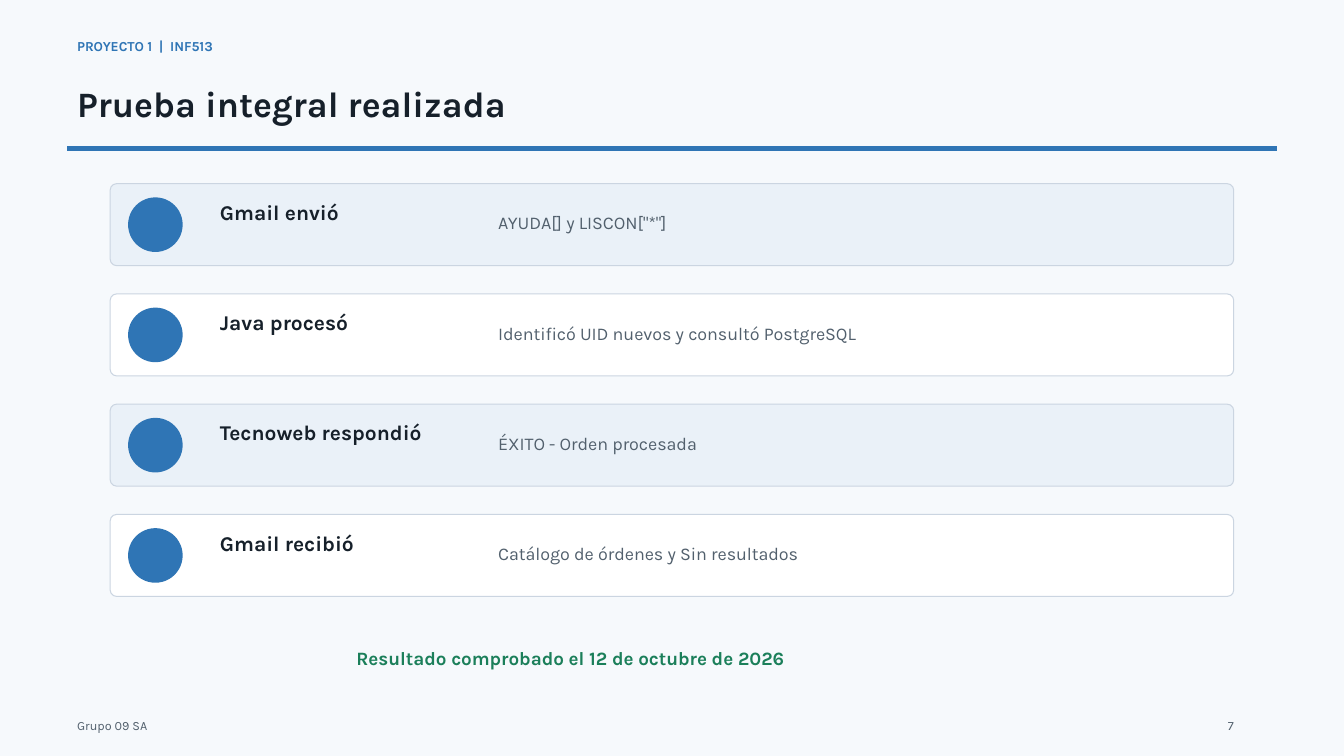
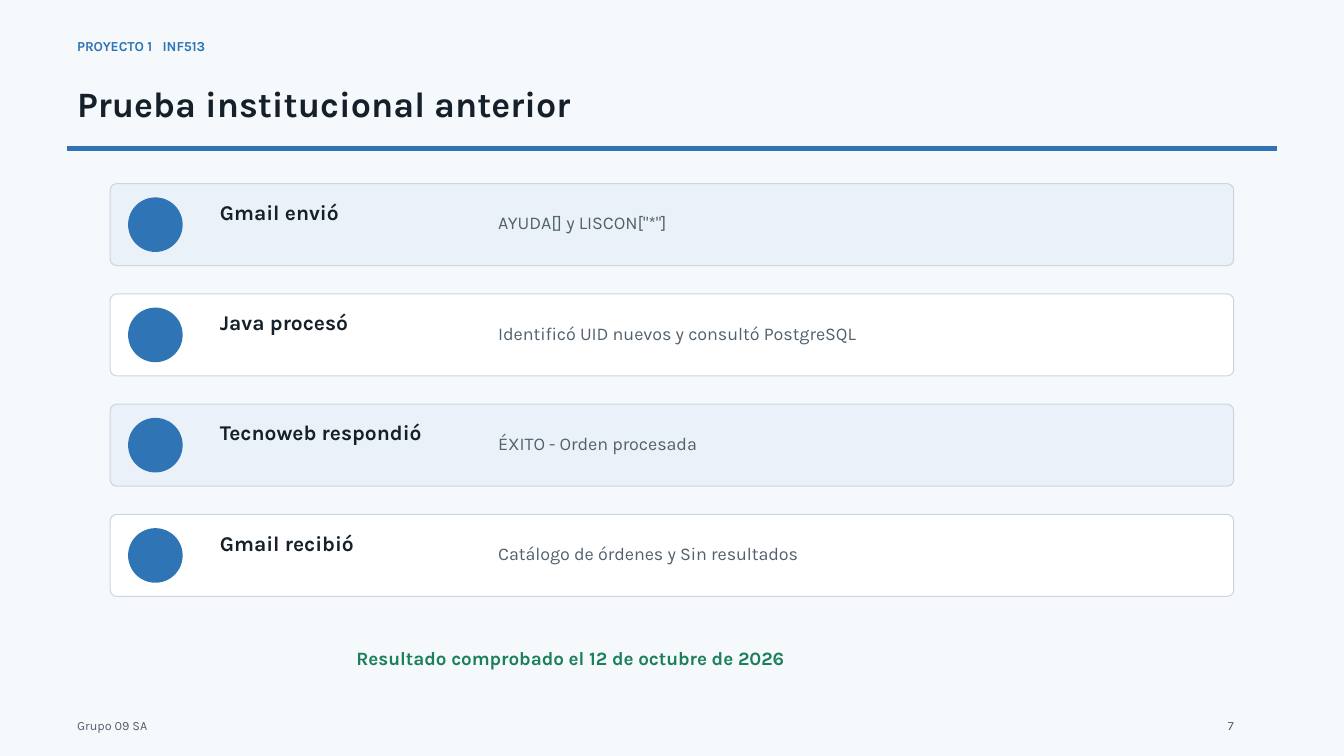
Before and after one commit to BrayanJoelRamosVargas1/inf513-proyecto1, a slide deck: slide 7 of entrega/Presentacion_INF513_P1_Grupo09SA.pptx. Drawn at 1344x756 pixels with LibreOffice and Linux fonts; fonts in the diff are those of the drawing. Boxes give left, top, right and bottom in pixels: in the first picture for what was removed or moved away, otherwise in the second. Text is boxed around its words. In the diff, an @@ line names an element or a change of style, - is before the commit and + after.

```diff
--- a/entrega/Presentacion_INF513_P1_Grupo09SA.pptx
+++ b/entrega/Presentacion_INF513_P1_Grupo09SA.pptx
@@ text at [77, 42, 206, 51]: text changed @@
-PROYECTO 1 | INF513
+PROYECTO 1 INF513
@@ text at [77, 91, 570, 118]: text changed @@
-Prueba integral realizada
+Prueba institucional anterior
```
Also in this commit, not shown: 9 other slides changed, 10 other files.
